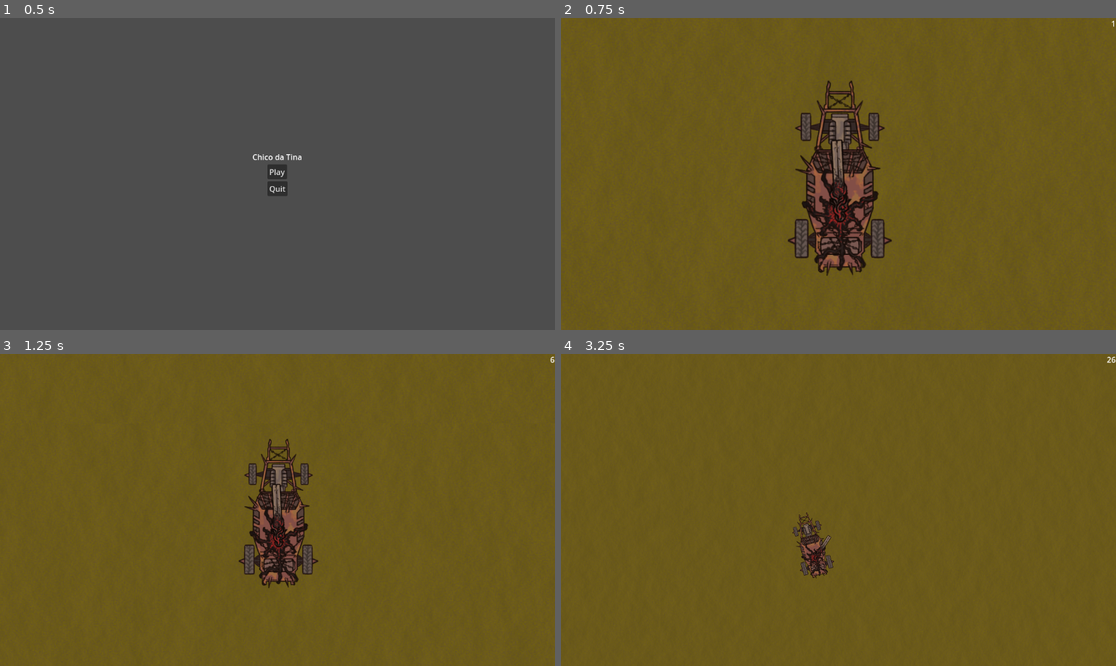
Above: before the commit, frames 1-4 (two rows, left to right).
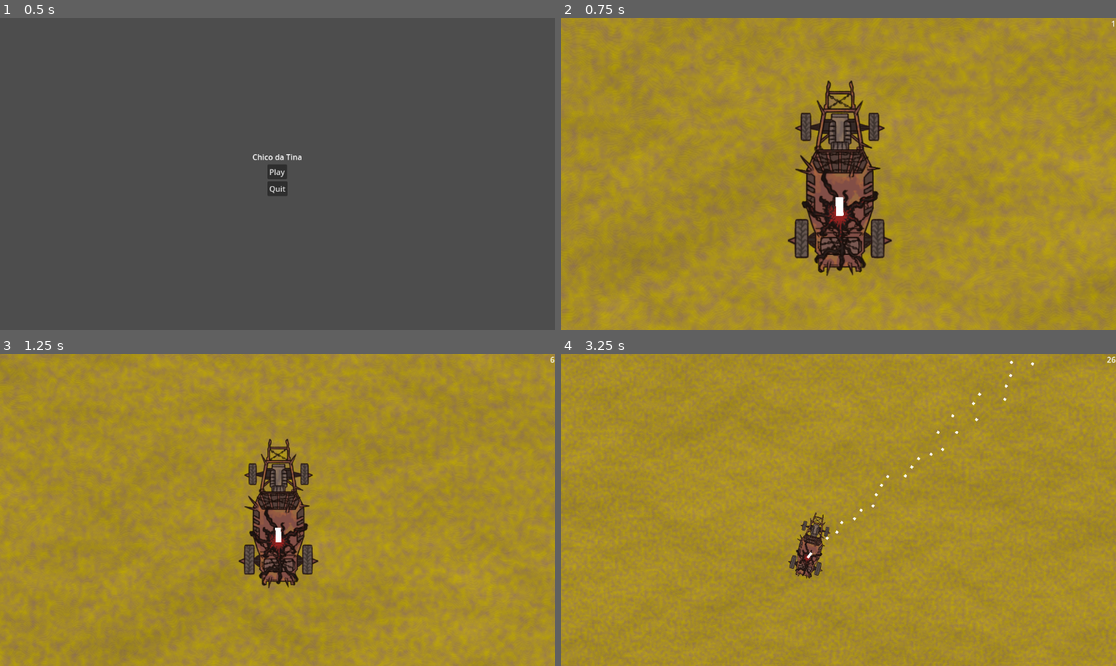
Above: after the commit, the same moments.

Repository: Denomycor/piratesoftware-16
Game: Godot game, scene res://assets/scenes/game.tscn
The game is run twice, just before and just after one commit, with the same random seed, the same clock (stepped at 60 frames per second) and the same inputs. This scene is started directly instead of the project's main scene.
Inputs (mouse positions are in pixels of both pictures, inside the frame that each line leads up to):
- Up to frame 1 (0.5 s): no input
- Up to frame 2 (0.75 s): click "Play" at 0.5 s
- Up to frame 3 (1.25 s): no input
- Up to frame 4 (3.25 s): tap Enter at 1.25 s; move the mouse to (960, 494) at 1.27 s; press the mouse at (960, 494) at 1.28 s; move the mouse to (727, 525) at 2.02 s; release the mouse at (727, 525) at 2.03 s; click (727, 525) at 2.1 s; move the mouse to (894, 441) at 2.77 s; press the mouse at (894, 441) at 2.78 s

Frame 1 is identical in both runs. In frame 2, 94% of the frame differs, in the area x 0-100%, y 0-100%; in frame 3, 97%; in frame 4, 100%.

Commit message:
Integrate weapon dock (#14)
* integrated weapon dock

* fully integrated weapon dock on car

* added new crawler texture

Diff:
--- a/assets/scenes/car/car.tscn
+++ b/assets/scenes/car/car.tscn
@@ -1,10 +1,10 @@
 [gd_scene load_steps=9 format=3 uid="uid://drcpxeie725b"]
 
 [ext_resource type="Script" path="res://assets/scripts/car/car.gd" id="1_nqiho"]
-[ext_resource type="PackedScene" uid="uid://cwf5k547vtn3f" path="res://assets/scenes/weapons/weapon.tscn" id="1_uckfq"]
 [ext_resource type="Texture2D" uid="uid://cyfq1o7yraqrl" path="res://assets/textures/car/car.png" id="2_no78u"]
 [ext_resource type="Script" path="res://assets/scripts/car/boom_arm.gd" id="3_g02g4"]
 [ext_resource type="Script" path="res://assets/scripts/wheel.gd" id="4_wkcph"]
+[ext_resource type="PackedScene" uid="uid://c4b5t5usvyqcs" path="res://assets/scenes/weapon_dock.tscn" id="6_kmu1j"]
 [ext_resource type="Script" path="res://assets/scripts/components/hurt-box.gd" id="7_plr5q"]
 
 [sub_resource type="PhysicsMaterial" id="PhysicsMaterial_kt83k"]
@@ -15,7 +15,7 @@
 radius = 122.0
 height = 446.0
 
-[node name="Car" type="RigidBody2D" node_paths=PackedStringArray("weapon")]
+[node name="Car" type="RigidBody2D"]
 physics_material_override = SubResource("PhysicsMaterial_kt83k")
 gravity_scale = 0.0
 center_of_mass_mode = 1
@@ -23,7 +23,7 @@
 script = ExtResource("1_nqiho")
 motor_strength = 1000.0
 torque_multiplier = 10.0
-weapon = NodePath("Weapon")
+health = 100
 
 [node name="Sprite2D" type="Sprite2D" parent="."]
 texture = ExtResource("2_no78u")
@@ -43,9 +43,6 @@
 max_speed = 1000.0
 
 [node name="Camera2D" type="Camera2D" parent="BoomArm"]
-
-[node name="Weapon" parent="." instance=ExtResource("1_uckfq")]
-position = Vector2(4, 90)
 
 [node name="wheels" type="Node2D" parent="."]
 
@@ -93,3 +90,6 @@
 [node name="CollisionShape2D" type="CollisionShape2D" parent="HurtBoxComponent"]
 position = Vector2(1, 5)
 shape = SubResource("CapsuleShape2D_1m2s1")
+
+[node name="weapon_dock" parent="." instance=ExtResource("6_kmu1j")]
+position = Vector2(3, 87)
--- a/assets/scenes/enemies/crawler.tscn
+++ b/assets/scenes/enemies/crawler.tscn
@@ -1,9 +1,10 @@
-[gd_scene load_steps=8 format=3 uid="uid://is7y7auk6peu"]
+[gd_scene load_steps=16 format=3 uid="uid://is7y7auk6peu"]
 
 [ext_resource type="Script" path="res://assets/scripts/enemies/crawler.gd" id="1_57m52"]
 [ext_resource type="Texture2D" uid="uid://bq1wgovkram7g" path="res://assets/textures/enemies/crawler.png" id="2_8n8kl"]
 [ext_resource type="Script" path="res://assets/scripts/components/hurt-box.gd" id="3_xyjir"]
 [ext_resource type="Script" path="res://assets/scripts/components/hit-box.gd" id="4_78tml"]
+[ext_resource type="Texture2D" uid="uid://nesewo4kcwtn" path="res://assets/textures/enemies/Crawler_moving_spritesheet.png" id="5_i3u1f"]
 
 [sub_resource type="CapsuleShape2D" id="CapsuleShape2D_6pu46"]
 radius = 71.0
@@ -17,11 +18,63 @@
 radius = 43.0
 height = 192.0
 
+[sub_resource type="AtlasTexture" id="AtlasTexture_bkqtl"]
+atlas = ExtResource("5_i3u1f")
+region = Rect2(0, 0, 455, 521)
+
+[sub_resource type="AtlasTexture" id="AtlasTexture_6srut"]
+atlas = ExtResource("5_i3u1f")
+region = Rect2(455, 0, 455, 521)
+
+[sub_resource type="AtlasTexture" id="AtlasTexture_45157"]
+atlas = ExtResource("5_i3u1f")
+region = Rect2(910, 0, 455, 521)
+
+[sub_resource type="AtlasTexture" id="AtlasTexture_8ecxw"]
+atlas = ExtResource("5_i3u1f")
+region = Rect2(1365, 0, 455, 521)
+
+[sub_resource type="AtlasTexture" id="AtlasTexture_a8vou"]
+atlas = ExtResource("5_i3u1f")
+region = Rect2(1820, 0, 455, 521)
+
+[sub_resource type="AtlasTexture" id="AtlasTexture_ps71o"]
+atlas = ExtResource("5_i3u1f")
+region = Rect2(2275, 0, 455, 521)
+
+[sub_resource type="SpriteFrames" id="SpriteFrames_or4c4"]
+animations = [{
+"frames": [{
+"duration": 1.0,
+"texture": SubResource("AtlasTexture_bkqtl")
+}, {
+"duration": 1.0,
+"texture": SubResource("AtlasTexture_6srut")
+}, {
+"duration": 1.0,
+"texture": SubResource("AtlasTexture_45157")
+}, {
+"duration": 1.0,
+"texture": SubResource("AtlasTexture_8ecxw")
+}, {
+"duration": 1.0,
+"texture": SubResource("AtlasTexture_a8vou")
+}, {
+"duration": 1.0,
+"texture": SubResource("AtlasTexture_ps71o")
+}],
+"loop": true,
+"name": &"default",
+"speed": 6.0
+}]
+
 [node name="Crawler" type="CharacterBody2D" groups=["enemies"]]
+collision_mask = 3
 script = ExtResource("1_57m52")
 speed = 500.0
 
 [node name="Crawlertest1" type="Sprite2D" parent="."]
+visible = false
 position = Vector2(1, 3)
 rotation = 1.5708
 texture = ExtResource("2_8n8kl")
@@ -47,3 +100,9 @@
 [node name="CollisionShape2D" type="CollisionShape2D" parent="HitBoxComponent"]
 position = Vector2(99, 0)
 shape = SubResource("CapsuleShape2D_4t71l")
+
+[node name="AnimatedSprite2D" type="AnimatedSprite2D" parent="."]
+rotation = 1.5708
+sprite_frames = SubResource("SpriteFrames_or4c4")
+autoplay = "default"
+frame_progress = 0.444495
--- a/assets/scenes/levels/test_level.gdshader
+++ b/assets/scenes/levels/test_level.gdshader
@@ -1,7 +1,7 @@
 shader_type canvas_item;
 
 uniform sampler2D sand_texture;
-uniform sampler2D ground_texture;
+uniform sampler2D normal_map_texture;
 
 void vertex() {
 	// Called for every vertex the material is visible on.
@@ -9,18 +9,18 @@
 
 void fragment() {
 	vec4 sand = texture(sand_texture, UV);
-	vec4 ground = texture(ground_texture, UV);
+	vec4 normal_map = texture(normal_map_texture, UV);
 
-	vec3 light_color = vec3(0.749, 0.588, 0.427);
-	vec3 dark_color = vec3(0.976, 0.690, 0.400);
+	vec3 normal = normalize(normal_map.rgb * 2.0 - 1.0);
+	vec3 light_dir = normalize(vec3(0.0, 0.8, 1.0));
 
-	float factor = mix(0.4, 0.6, ground.r);
+	float factor = max(dot(normal, light_dir), 0.0);
 
-	vec3 test = sand.rgb * factor;
+	vec3 adjusted_sand = sand.rgb * factor;
 
-	vec4 noise = vec4(test, 1.0);
+	vec4 final_color = vec4(adjusted_sand, 1.0);
 
-	COLOR = noise;
+	COLOR = final_color;
 }
 
 void light() {
--- a/assets/scenes/levels/test_level.tscn
+++ b/assets/scenes/levels/test_level.tscn
@@ -8,22 +8,26 @@
 [ext_resource type="Script" path="res://assets/scripts/arena/arena.gd" id="4_eyags"]
 [ext_resource type="Shader" path="res://assets/scenes/levels/test_level.gdshader" id="5_b170y"]
 [ext_resource type="Script" path="res://assets/scripts/level/stats.gd" id="8_6ascs"]
-[ext_resource type="PackedScene" uid="uid://dtyepolgwnyv2" path="res://assets/scenes/ui/game_over_menu.tscn" id="9_h3nak"]
+[ext_resource type="PackedScene" path="res://assets/scenes/ui/game_over_menu.tscn" id="9_h3nak"]
 
-[sub_resource type="FastNoiseLite" id="FastNoiseLite_bif64"]
+[sub_resource type="FastNoiseLite" id="FastNoiseLite_hkqgo"]
+noise_type = 3
+frequency = 0.002
 
-[sub_resource type="NoiseTexture2D" id="NoiseTexture2D_l0gm6"]
+[sub_resource type="NoiseTexture2D" id="NoiseTexture2D_uxiu7"]
 width = 4000
 height = 2000
+seamless = true
 as_normal_map = true
-bump_strength = 6.5
-noise = SubResource("FastNoiseLite_bif64")
+bump_strength = 15.8
+noise = SubResource("FastNoiseLite_hkqgo")
 
 [sub_resource type="Gradient" id="Gradient_muhko"]
 colors = PackedColorArray(0.933333, 0.827451, 0, 1, 0.74902, 0.588235, 0.427451, 1)
 
 [sub_resource type="FastNoiseLite" id="FastNoiseLite_on0o5"]
-frequency = 0.4775
+noise_type = 3
+frequency = 0.0867
 
 [sub_resource type="NoiseTexture2D" id="NoiseTexture2D_gf0g1"]
 width = 4000
@@ -35,7 +39,7 @@
 [sub_resource type="ShaderMaterial" id="ShaderMaterial_6ve6o"]
 shader = ExtResource("5_b170y")
 shader_parameter/sand_texture = SubResource("NoiseTexture2D_gf0g1")
-shader_parameter/ground_texture = SubResource("NoiseTexture2D_l0gm6")
+shader_parameter/normal_map_texture = SubResource("NoiseTexture2D_uxiu7")
 
 [node name="TestLevel" type="Node" node_paths=PackedStringArray("overlay", "stats", "car")]
 script = ExtResource("1_y7sae")
--- a/assets/scenes/projectiles/minigun_projectile.tscn
+++ b/assets/scenes/projectiles/minigun_projectile.tscn
@@ -1,20 +1,34 @@
-[gd_scene load_steps=3 format=3 uid="uid://brtlxge0ng5gg"]
+[gd_scene load_steps=5 format=3 uid="uid://brtlxge0ng5gg"]
 
 [ext_resource type="Script" path="res://assets/scripts/projectiles/linear_projectile.gd" id="1_jeofx"]
+[ext_resource type="Script" path="res://assets/scripts/components/hit-box.gd" id="2_607e3"]
 
 [sub_resource type="RectangleShape2D" id="RectangleShape2D_qagmc"]
 size = Vector2(16, 16)
+
+[sub_resource type="RectangleShape2D" id="RectangleShape2D_c3o5e"]
+size = Vector2(25, 25)
 
 [node name="minigun_projectile" type="CharacterBody2D"]
 collision_layer = 2
 collision_mask = 0
 motion_mode = 1
 script = ExtResource("1_jeofx")
-speed = 10.0
-reach = 800.0
+speed = 100.0
+reach = 4000.0
 
 [node name="Polygon2D" type="Polygon2D" parent="."]
 polygon = PackedVector2Array(-8, -8, -8, 8, 8, 8, 8, -8)
 
 [node name="CollisionShape2D" type="CollisionShape2D" parent="."]
 shape = SubResource("RectangleShape2D_qagmc")
+
+[node name="HitBoxComponent" type="Area2D" parent="."]
+collision_layer = 0
+collision_mask = 2
+script = ExtResource("2_607e3")
+damage_amount = 5
+
+[node name="CollisionShape2D" type="CollisionShape2D" parent="HitBoxComponent"]
+shape = SubResource("RectangleShape2D_c3o5e")
+debug_color = Color(0.983756, 0.102916, 0.182855, 0.42)
--- a/assets/scenes/projectiles/shotgun_projectile.tscn
+++ b/assets/scenes/projectiles/shotgun_projectile.tscn
@@ -1,11 +1,16 @@
-[gd_scene load_steps=3 format=3 uid="uid://b1vjjhqginc1j"]
+[gd_scene load_steps=5 format=3 uid="uid://b1vjjhqginc1j"]
 
 [ext_resource type="Script" path="res://assets/scripts/projectiles/linear_projectile.gd" id="1_pex8q"]
+[ext_resource type="Script" path="res://assets/scripts/components/hit-box.gd" id="2_eg3h8"]
 
 [sub_resource type="RectangleShape2D" id="RectangleShape2D_cgf20"]
 size = Vector2(4, 4)
 
+[sub_resource type="CircleShape2D" id="CircleShape2D_x70es"]
+radius = 5.0
+
 [node name="ShotgunProjectile" type="CharacterBody2D"]
+collision_layer = 2
 collision_mask = 0
 script = ExtResource("1_pex8q")
 speed = 10.0
@@ -17,3 +22,13 @@
 
 [node name="CollisionShape2D" type="CollisionShape2D" parent="."]
 shape = SubResource("RectangleShape2D_cgf20")
+
+[node name="HitBoxComponent" type="Area2D" parent="."]
+collision_layer = 0
+collision_mask = 2
+script = ExtResource("2_eg3h8")
+damage_amount = 5
+
+[node name="CollisionShape2D" type="CollisionShape2D" parent="HitBoxComponent"]
+shape = SubResource("CircleShape2D_x70es")
+debug_color = Color(0.983756, 0.102916, 0.182855, 0.42)
--- a/assets/scenes/weapons/minigun.tscn
+++ b/assets/scenes/weapons/minigun.tscn
@@ -16,6 +16,6 @@
 [node name="ProjectileSpawnerComponent" type="Node2D" parent="."]
 position = Vector2(40, 0)
 script = ExtResource("2_qdibs")
-fire_delay = 0.1
+fire_delay = 0.01
 multishot = 1
 spread = 0.098
--- a/assets/scripts/car/car.gd
+++ b/assets/scripts/car/car.gd
@@ -5,19 +5,22 @@
 @export var torque_multiplier: float
 @export var perpendicular_multiplier: float
 @export var parallel_multiplier: float
-@export var weapon: WeaponTest
 @export var health: int = 20
 
+
+@onready var weapon_dock: WeaponDock = $weapon_dock
 @onready var hurt_box: HurtBoxComponent = $HurtBoxComponent
 
+var current_weapon: Weapon
+
 func _ready():
-	weapon.fired.connect(apply_knockback)
-	hurt_box.has_taken_damage.connect(on_take_damage)
+	weapon_dock.weapon_switched.connect(_on_weapon_switched)
+	hurt_box.has_taken_damage.connect(_on_take_damage)
 
-func on_take_damage(amount: int):
-	health -= amount
-	if health <= 0:
-		LevelContext.level.set_game_over()
+	current_weapon = weapon_dock.get_current_weapon()
+	current_weapon.fired.connect(apply_knockback)
+	current_weapon.activated.connect(on_weapon_activated)
+	current_weapon.deactivated.connect(on_weapon_deactivated)
 
 func get_forward_direction() -> Vector2:
 	return (to_global(Vector2.UP) - to_global(Vector2.ZERO))
@@ -45,3 +48,30 @@
 
 func get_speed() -> float:
 	return linear_velocity.length()
+
+
+func on_weapon_activated():
+	pass
+
+func on_weapon_deactivated():
+	pass
+
+
+#region Signals
+func _on_weapon_switched():
+	if current_weapon:
+		current_weapon.fired.disconnect(apply_knockback)
+		current_weapon.deactivated.disconnect(on_weapon_deactivated)
+		current_weapon.activated.disconnect(on_weapon_activated)
+
+	current_weapon = weapon_dock.get_current_weapon()
+	current_weapon.fired.connect(apply_knockback)
+	current_weapon.activated.connect(on_weapon_activated)
+	current_weapon.deactivated.connect(on_weapon_deactivated)
+
+func _on_take_damage(amount: int):
+	health -= amount
+	if health <= 0:
+		LevelContext.level.set_game_over()
+
+#endregion
--- a/assets/scripts/weapons/minigun.gd
+++ b/assets/scripts/weapons/minigun.gd
@@ -6,16 +6,24 @@
 @onready var turn_component: TurnComponent = $TurnComponent
 @onready var projectile_spawner_component: ProjectileSpawnerComponent = $ProjectileSpawnerComponent
 
-
+@export var strength: float = 15
 
 func _ready() -> void:
 	projectile_spawner_component.shoot_projectile.connect(func(from: Vector2, rot: float, _data):
 		var projectile: LinearProjectile = PROJECTILE_SCENE.instantiate()
 		projectile.set_properties(from, rot)
-		get_node("../..").add_child(projectile)
+
+		LevelContext.level.get_node("World").add_child(projectile)
+
+		var dir: Vector2 = get_global_mouse_position().direction_to(global_position)
+
+		fired.emit(dir * strength)
 	)
 
 
 func _process(_delta: float) -> void:
-	if(active):
+	if !active:
+		return
+
+	if Input.is_action_pressed("fire"):
 		projectile_spawner_component.shoot(get_global_mouse_position())
--- a/assets/scripts/weapons/shotgun.gd
+++ b/assets/scripts/weapons/shotgun.gd
@@ -5,27 +5,27 @@
 @onready var turn_component: TurnComponent = $TurnComponent
 @onready var projectile_spawner_component: ProjectileSpawnerComponent = $ProjectileSpawnerComponent
 
-@export_range(0,1) var speed_variation: float
+@export_range(0, 1) var speed_variation: float
 
+@export var strength: float = 200
 
 func _ready() -> void:
 	projectile_spawner_component.shoot_projectile.connect(func(from: Vector2, rot_angle: float, _data):
 		var projectile: LinearProjectile = PROJECTILE_SCENE.instantiate()
+
 		projectile.speed = randf_range(projectile.speed * speed_variation, projectile.speed)
+
 		projectile.set_properties(from, rot_angle)
-		get_node("../..").add_child(projectile)
+		LevelContext.level.get_node("World").add_child(projectile)
+
+		var dir: Vector2 = get_global_mouse_position().direction_to(global_position)
+		fired.emit(dir * strength)
 	)
 
 
+func _process(_delta: float) -> void:
+	if !active:
+		return
 
-func _process(_delta: float) -> void:
-	if(active):
+	if Input.is_action_just_pressed("fire"):
 		projectile_spawner_component.shoot(get_global_mouse_position())
-
-
-#temporary func to test shooting
-func _input(event: InputEvent) -> void:
-	if(event is InputEventMouseButton):
-		var e : InputEventMouseButton = event
-		if(e.button_index == MOUSE_BUTTON_LEFT):
-			projectile_spawner_component.shoot(get_global_mouse_position())
--- a/assets/scripts/weapons/weapon_dock.gd
+++ b/assets/scripts/weapons/weapon_dock.gd
@@ -12,7 +12,6 @@
 
 
 func switch_active_weapon(idx: int) -> void:
-	print(idx)
 	get_weapon(current_idx).deactivate()
 	get_weapon(idx).activate()
 	current_idx = idx
@@ -28,9 +27,9 @@
 
 
 func _input(event: InputEvent) -> void:
-	if(event is InputEventMouseButton):
+	if (event is InputEventMouseButton):
 		var e := event as InputEventMouseButton
-		if(e.button_index == MOUSE_BUTTON_WHEEL_DOWN && e.pressed):
-			switch_active_weapon(wrapi(current_idx+1, 0, get_child_count()))
-		elif(e.button_index == MOUSE_BUTTON_WHEEL_UP && e.pressed):
-			switch_active_weapon(wrapi(current_idx-1, 0, get_child_count()))
+		if (e.button_index == MOUSE_BUTTON_WHEEL_DOWN && e.pressed):
+			switch_active_weapon(wrapi(current_idx + 1, 0, get_child_count()))
+		elif (e.button_index == MOUSE_BUTTON_WHEEL_UP && e.pressed):
+			switch_active_weapon(wrapi(current_idx - 1, 0, get_child_count()))
--- a/project.godot
+++ b/project.godot
@@ -23,6 +23,14 @@
 
 window/size/mode=3
 
+[input]
+
+fire={
+"deadzone": 0.0,
+"events": [Object(InputEventMouseButton,"resource_local_to_scene":false,"resource_name":"","device":-1,"window_id":0,"alt_pressed":false,"shift_pressed":false,"ctrl_pressed":false,"meta_pressed":false,"button_mask":0,"position":Vector2(0, 0),"global_position":Vector2(0, 0),"factor":1.0,"button_index":1,"canceled":false,"pressed":false,"double_click":false,"script":null)
+]
+}
+
 [layer_names]
 
 2d_physics/layer_2="player_projectiles"
Not shown: 1 places in assets/scenes/weapon_dock.tscn that only renumber resources
Binary file added: assets/textures/enemies/Crawler_moving_spritesheet.png
Not shown, added: assets/textures/enemies/Crawler_moving_spritesheet.png.import
